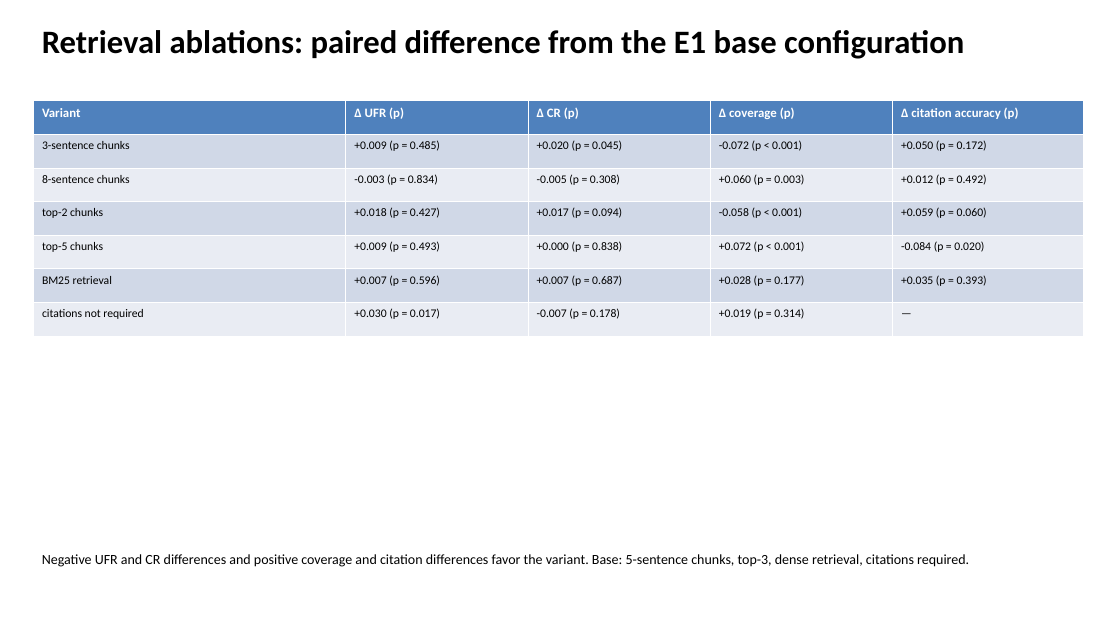
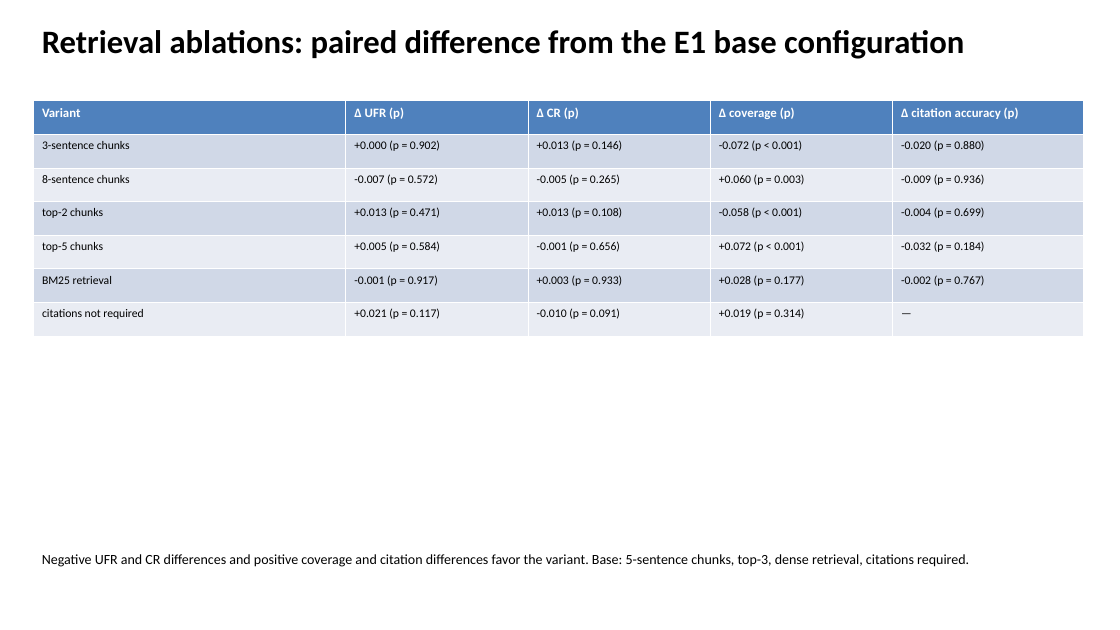
Before and after one commit to slay-a/medical-hallucination-eval, a slide deck: slide 14 of deliverables/Progress_Slides_Fall2026.pptx. Drawn at 1120x630 pixels with LibreOffice and Linux fonts; fonts in the diff are those of the drawing. Boxes give left, top, right and bottom in pixels: in the first picture for what was removed or moved away, otherwise in the second. Text is boxed around its words. In the diff, an @@ line names an element or a change of style, - is before the commit and + after.

```diff
--- a/deliverables/Progress_Slides_Fall2026.pptx
+++ b/deliverables/Progress_Slides_Fall2026.pptx
@@ table at [34,101,1084,336] @@
-row 2: 3-sentence chunks | +0.009 (p = 0.485) | +0.020 (p = 0.045) | -0.072 (p < 0.001) | +0.050 (p = 0.172)
+row 2: 3-sentence chunks | +0.000 (p = 0.902) | +0.013 (p = 0.146) | -0.072 (p < 0.001) | -0.020 (p = 0.880)
-row 3: 8-sentence chunks | -0.003 (p = 0.834) | -0.005 (p = 0.308) | +0.060 (p = 0.003) | +0.012 (p = 0.492)
+row 3: 8-sentence chunks | -0.007 (p = 0.572) | -0.005 (p = 0.265) | +0.060 (p = 0.003) | -0.009 (p = 0.936)
-row 4: top-2 chunks | +0.018 (p = 0.427) | +0.017 (p = 0.094) | -0.058 (p < 0.001) | +0.059 (p = 0.060)
+row 4: top-2 chunks | +0.013 (p = 0.471) | +0.013 (p = 0.108) | -0.058 (p < 0.001) | -0.004 (p = 0.699)
-row 5: top-5 chunks | +0.009 (p = 0.493) | +0.000 (p = 0.838) | +0.072 (p < 0.001) | -0.084 (p = 0.020)
+row 5: top-5 chunks | +0.005 (p = 0.584) | -0.001 (p = 0.656) | +0.072 (p < 0.001) | -0.032 (p = 0.184)
-row 6: BM25 retrieval | +0.007 (p = 0.596) | +0.007 (p = 0.687) | +0.028 (p = 0.177) | +0.035 (p = 0.393)
+row 6: BM25 retrieval | -0.001 (p = 0.917) | +0.003 (p = 0.933) | +0.028 (p = 0.177) | -0.002 (p = 0.767)
-row 7, column 2: +0.030 (p = 0.017)
+row 7, column 2: +0.021 (p = 0.117)
-row 7, column 3: -0.007 (p = 0.178)
+row 7, column 3: -0.010 (p = 0.091)
```
Also in this commit, not shown: 10 other slides changed, 4 other files.
